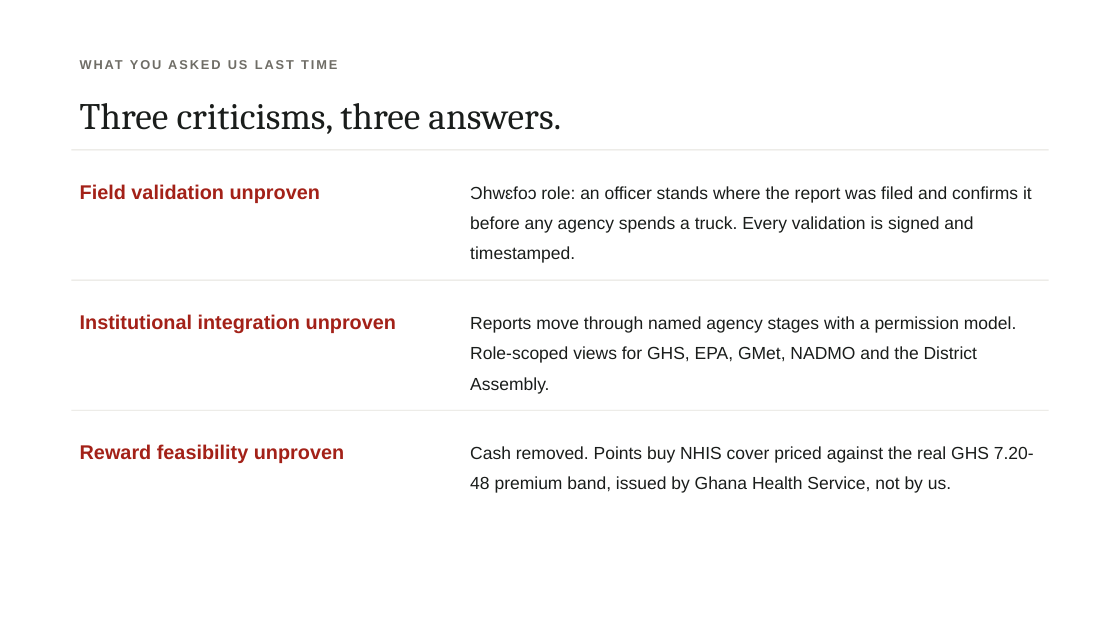
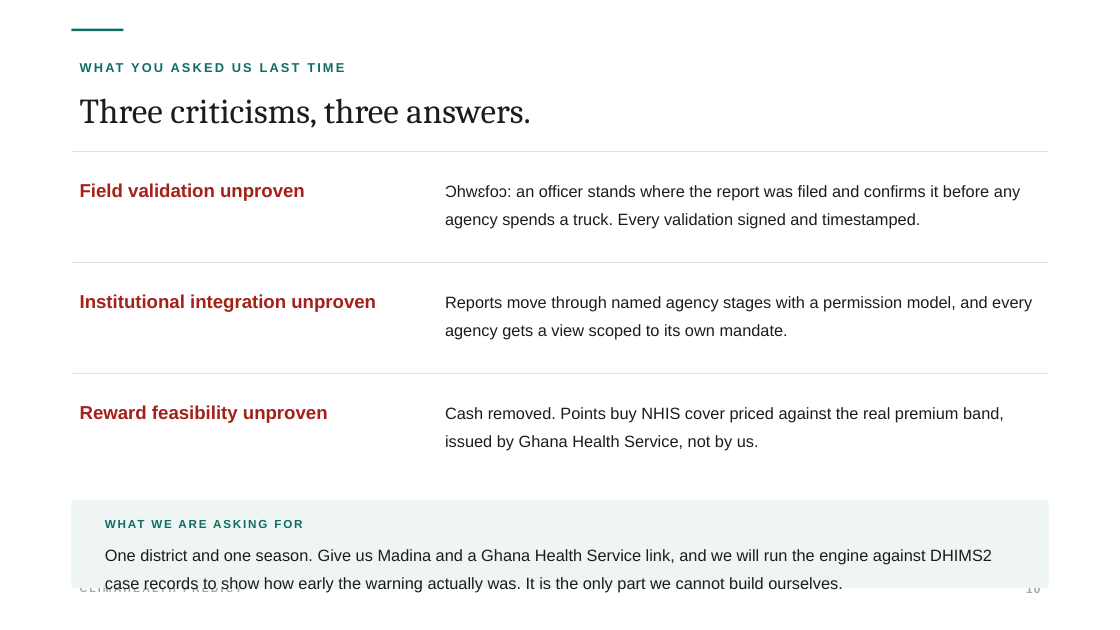
Before and after one commit to Joeboy77/ClimateHealth, a slide deck: slide 10 of deck/ClimaHealth-Predict.pptx (slide 16 before the commit). Drawn at 1120x630 pixels with LibreOffice and Linux fonts; fonts in the diff are those of the drawing. Boxes give left, top, right and bottom in pixels: in the first picture for what was removed or moved away, otherwise in the second. Text is boxed around its words. In the diff, an @@ line names an element or a change of style, - is before the commit and + after.

```diff
--- a/deck/ClimaHealth-Predict.pptx
+++ b/deck/ClimaHealth-Predict.pptx
@@ rectangle added at [71, 29, 124, 31], fill #0E6E63 @@
@@ text "WHAT YOU ASKED US LAST ..." at [71, 55, 1049, 81]: text colour #6F6D66 to #0E6E63, letter spacing 1.6 to 1.8 pt @@
@@ text "Three criticisms, three answers." at [80, 98, 530, 128]: size 32 to 30 pt @@
@@ text at [445, 185, 1020, 229]: text changed; size 15 to 14 pt @@
-Ɔhwɛfoɔ role: an officer stands where the report was filed and confirms it before any agency spends a truck. Every validation is signed and timestamped.
+Ɔhwɛfoɔ: an officer stands where the report was filed and confirms it before any agency spends a truck. Every validation signed and timestamped.
@@ rectangle: place and size @@
-rectangle at [71, 280, 1049, 281]
+rectangle at [71, 262, 1049, 263]
@@ text "Institutional integration unproven": place and size @@
-text "Institutional integration unproven" at [80, 314, 396, 333]
+text "Institutional integration unproven" at [80, 294, 376, 312]
@@ text at [445, 296, 1032, 340]: text changed; size 15 to 14 pt @@
-Reports move through named agency stages with a permission model. Role-scoped views for GHS, EPA, GMet, NADMO and the District Assembly.
+Reports move through named agency stages with a permission model, and every agency gets a view scoped to its own mandate.
@@ rectangle: place and size @@
-rectangle at [71, 410, 1049, 411]
+rectangle at [71, 373, 1049, 374]
@@ size 17 to 16 pt in 3 elements at [80, 183, 305, 201], [80, 294, 376, 312], [80, 405, 328, 423] @@
@@ text "Reward feasibility unproven": place and size @@
-text "Reward feasibility unproven" at [80, 444, 344, 463]
+text "Reward feasibility unproven" at [80, 405, 328, 423]
@@ text at [445, 407, 1004, 451]: text changed; size 15 to 14 pt @@
-Cash removed. Points buy NHIS cover priced against the real GHS 7.20-48 premium band, issued by Ghana Health Service, not by us.
+Cash removed. Points buy NHIS cover priced against the real premium band, issued by Ghana Health Service, not by us.
@@ rectangle added at [71, 500, 1049, 588], fill #EFF5F3 @@
@@ text added at [105, 549, 992, 592], 14 pt, text #1A1D1B @@
+WHAT WE ARE ASKING FOR
+One district and one season. Give us Madina and a Ghana Health Service link, and we will run the engine against DHIMS2 case records to show how early the warning actually was. It is the only part we cannot build ourselves.
@@ text added at [71, 578, 408, 603], 9 pt, text #A8A59E, bold @@
+CLIMAHEALTH PREDICT
@@ text added at [1026, 588, 1040, 593], 10 pt, text #A8A59E, bold @@
+10
```
Also in this commit, not shown: 8 other slides changed, 3 slides added, 10 slides removed, 9 other files.
